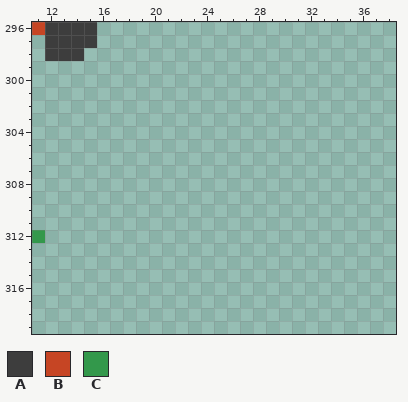
Two states of a pixel-art file, assets/spritesheet.aseprite. Above is the file before it was changed.
320x320 pixels, 1 frame. Colours within 5 levels of each other are drawn and written as one. Shown: x 11..38, y 296..319.
Visible layers, top first: "Layer 1 #2", "Layer 1".
Palette (. is transparent): A #3d3d3d  B #c64524  C #33984b
Pixels before, first column x 11:
296 BAAAA
297 .AAAA
298 .AAA.
299 .....
300 .....
301 .....
302 .....
303 .....
304 .....
305 .....
306 .....
307 .....
308 .....
309 .....
310 .....
311 .....
312 C....
And afterwards:
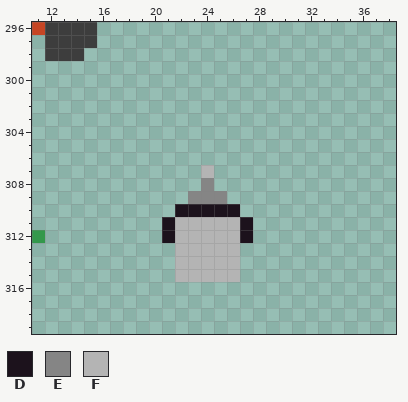
Colours new in this view: D #1c121c  E #858585  F #b4b4b4
The edit:
Layer "Layer 1 #2":
y 307: x 24 . -> F
y 308: x 24 . -> E
y 309: x 23..25 ... -> EEE
y 310: x 22..26 ..... -> DDDDD
y 311..312: x 21..27 ....... -> DFFFFFD
y 313..315: x 22..26 ..... -> FFFFF
Where, in picture pixels (left, top, right, bottom), the same in both pictures:
added: (162, 165, 253, 282)
